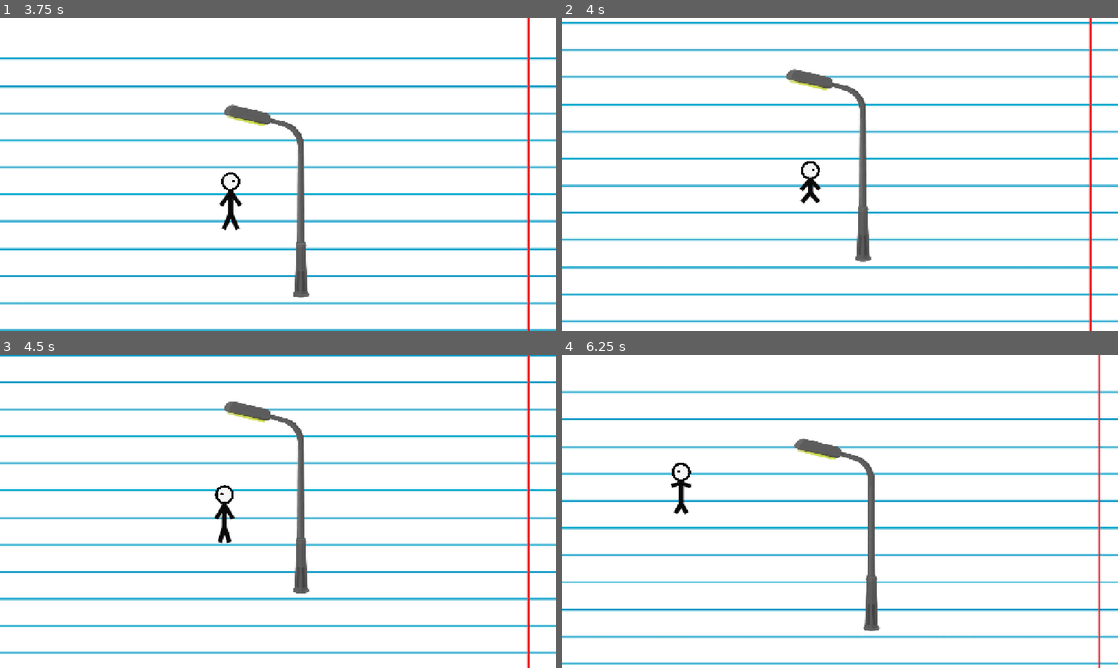
Above: before the commit, frames 1-4 (two rows, left to right).
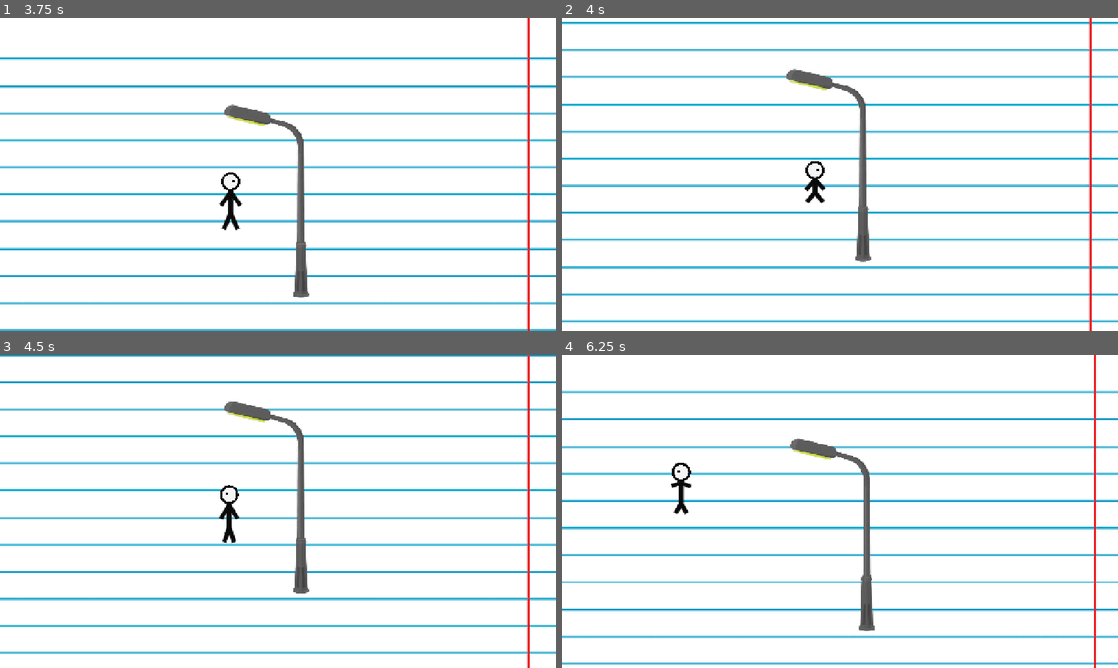
Above: after the commit, the same moments.

Repository: zamuuk13-sketch/TRY-HACKING-ME-NEW-
Game: Godot game, scene res://scenes/main.tscn
Same seed, same stepped clock (60 frames per second), same inputs: the game is played once before the commit and once after it.
Inputs:
- Up to frame 1 (3.75 s): hold C (crouch) 0.53-1.28 s; hold D (move_right) 0.53-2.03 s; tap Space (jump) at 0.77, 1.52, 3.02 s; tap Shift at 1.35, 2.85 s; hold A (move_left) 2.03-2.78 s; hold C (crouch) 2.03-2.78 s; hold D (move_right) from 2.78 s (still down); hold C (crouch) from 3.53 s (still down)
- Up to frame 2 (4 s): keep holding D (move_right); keep holding C (crouch); tap Space (jump) at 3.77 s
- Up to frame 3 (4.5 s): release D (move_right) at 4.28 s; release C (crouch) at 4.28 s; hold A (move_left) from 4.28 s (still down); tap Shift at 4.35 s
- Up to frame 4 (6.25 s): tap Space (jump) at 4.52, 6.02 s; release A (move_left) at 5.03 s; hold D (move_right) 5.03-5.78 s; hold C (crouch) 5.03-5.78 s; hold A (move_left) from 5.78 s (still down); tap Shift at 5.85 s

Frame 1 is identical in both runs. In frame 2, 0.3% of the frame differs, in the area x 42-53%, y 22-60%; in frame 3, 0.4%; in frame 4, 2.4%, in the area x 41-98%, y 0-100%.

Commit message:
Ajusta colisão do poste para ficar mais fina e alinhada

Diff:
--- a/scenes/main.tscn
+++ b/scenes/main.tscn
@@ -10,7 +10,7 @@
 size = Vector2(1100, 80)
 
 [sub_resource type="RectangleShape2D" id="Rectangle_pole"]
-size = Vector2(32, 250)
+size = Vector2(18, 250)
 
 [sub_resource type="RectangleShape2D" id="Rectangle_exit"]
 size = Vector2(40, 160)
